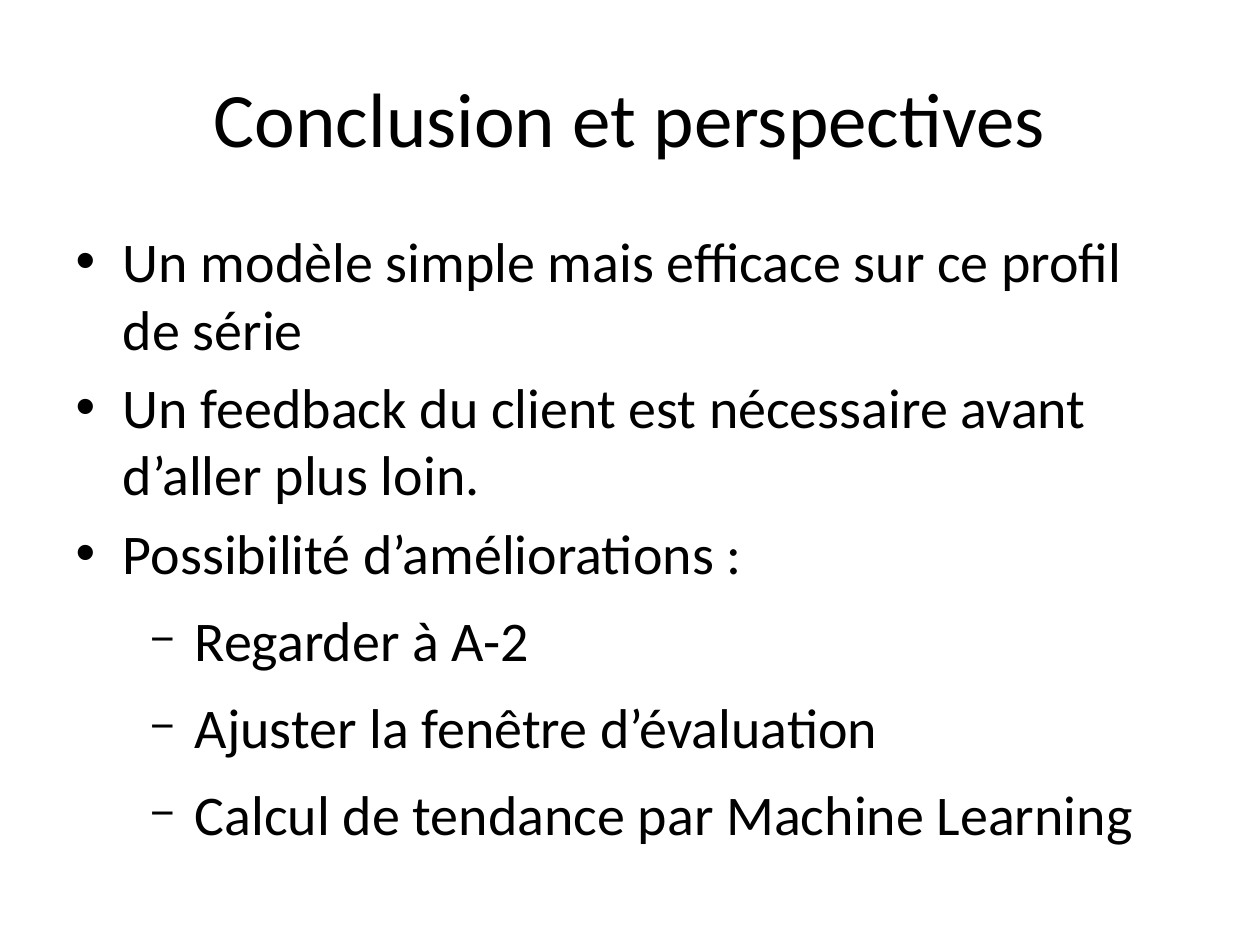
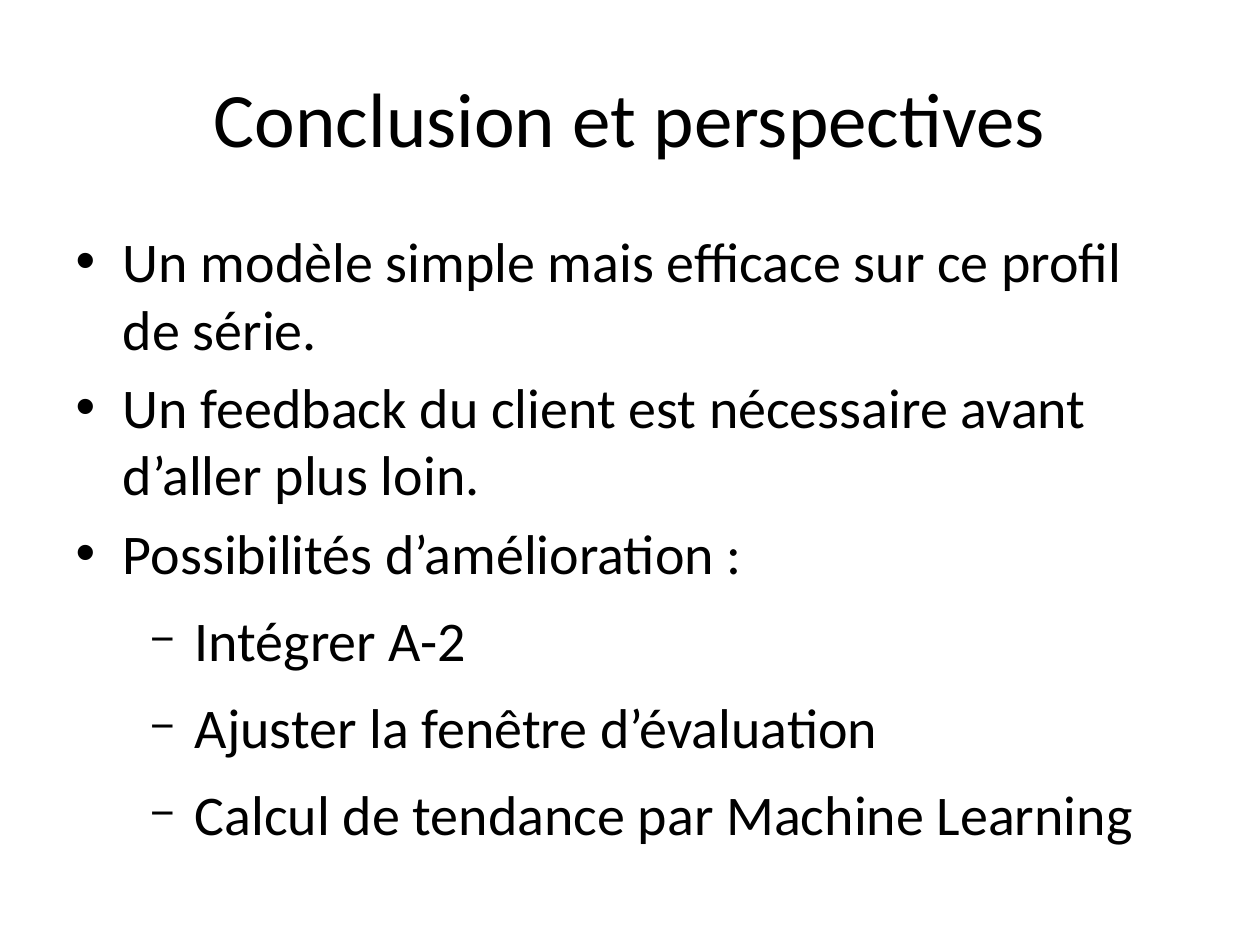
Before and after one commit to montagneForEver/ML_consommation_eau, a slide deck: slide 19 of presentation.odp. Drawn at 1260x945 pixels with LibreOffice and Linux fonts; fonts in the diff are those of the drawing. Boxes give left, top, right and bottom in pixels: in the first picture for what was removed or moved away, otherwise in the second. Text is boxed around its words. In the diff, an @@ line names an element or a change of style, - is before the commit and + after.

```diff
--- a/presentation.odp
+++ b/presentation.odp
@@ text at (123,243,1121,351): text changed @@
-• Un modèle simple mais efficace sur ce profil de série
+• Un modèle simple mais efficace sur ce profil de série.
@@ text at (123,534,714,671): text changed @@
-• Possibilité d’améliorations :
-  − Regarder à A-2
+• Possibilités d’amélioration :
+  − Intégrer A-2
```
Also in this commit, not shown: 6 other slides changed, 3 other files.
